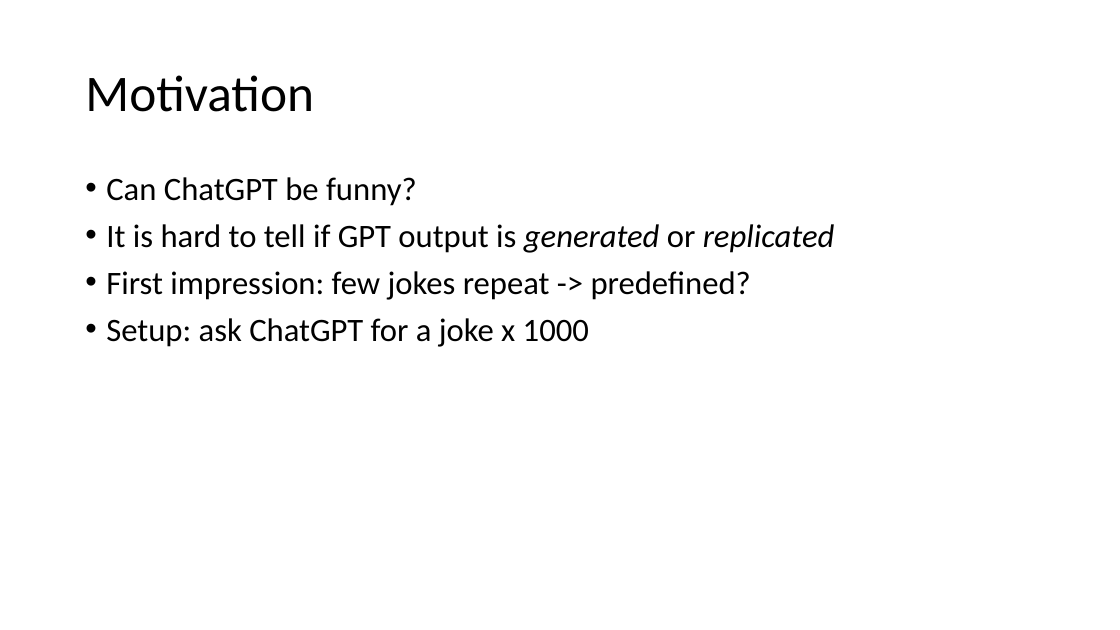
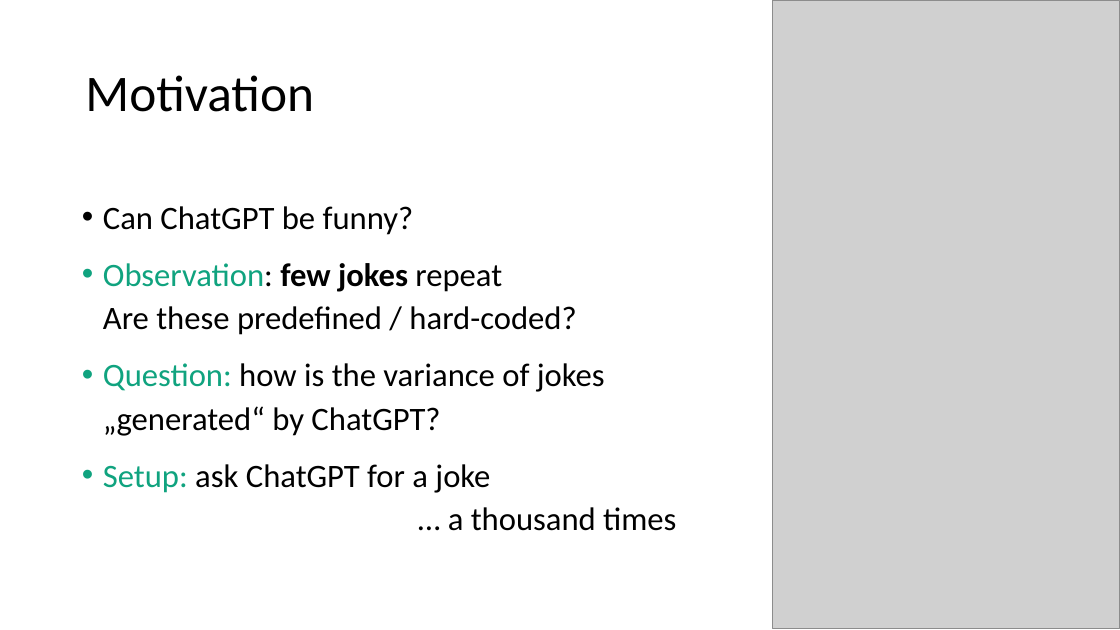
Before and after one commit to sciphie/JokeGPT, a slide deck: slide 2 of ChatGPT is fun –.pptm. Drawn at 1120x630 pixels with LibreOffice and Linux fonts; fonts in the diff are those of the drawing; grey boxes stand for pictures. Boxes give left, top, right and bottom in pixels: in the first picture for what was removed or moved away, otherwise in the second. Text is boxed around its words. In the diff, an @@ line names an element or a change of style, - is before the commit and + after.

```diff
--- a/ChatGPT is fun –.pptm
+++ b/ChatGPT is fun –.pptm
@@ picture added at [773, 0, 1119, 628] @@
@@ text "Can ChatGPT be funny?": place and size @@
-text "Can ChatGPT be funny?" at [106, 177, 835, 347]
+text "Can ChatGPT be funny?" at [103, 206, 676, 531]
@@ text at [103, 206, 414, 235]: line spacing 0.9 to 1.1; more space between paragraphs @@
@@ text at [103, 263, 676, 531]: text changed @@
-• It is hard to tell if GPT output is generated or replicated
-• First impression: few jokes repeat -> predefined?
-• Setup: ask ChatGPT for a joke x 1000
+• Observation: few jokes repeat
+  Are these predefined / hard-coded?
+• Question: how is the variance of jokes „generated“ by ChatGPT?
+• Setup: ask ChatGPT for a joke
+  … a thousand times
```
Also in this commit, not shown: 12 other slides changed, 4 slides added, 4 slides removed, 4 other files.
